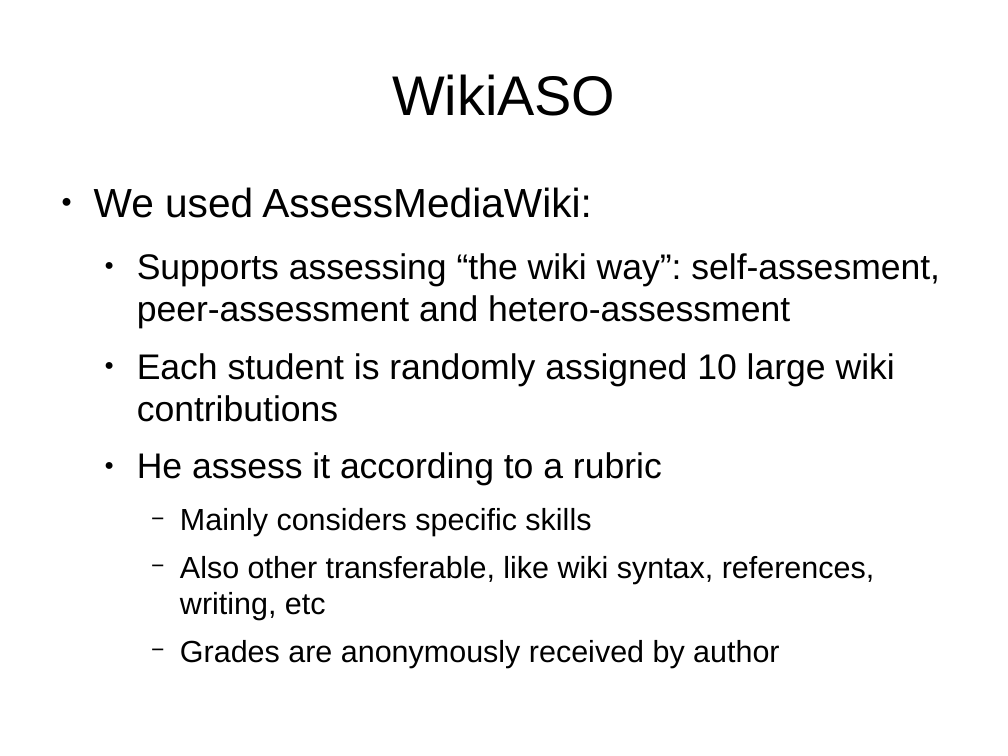
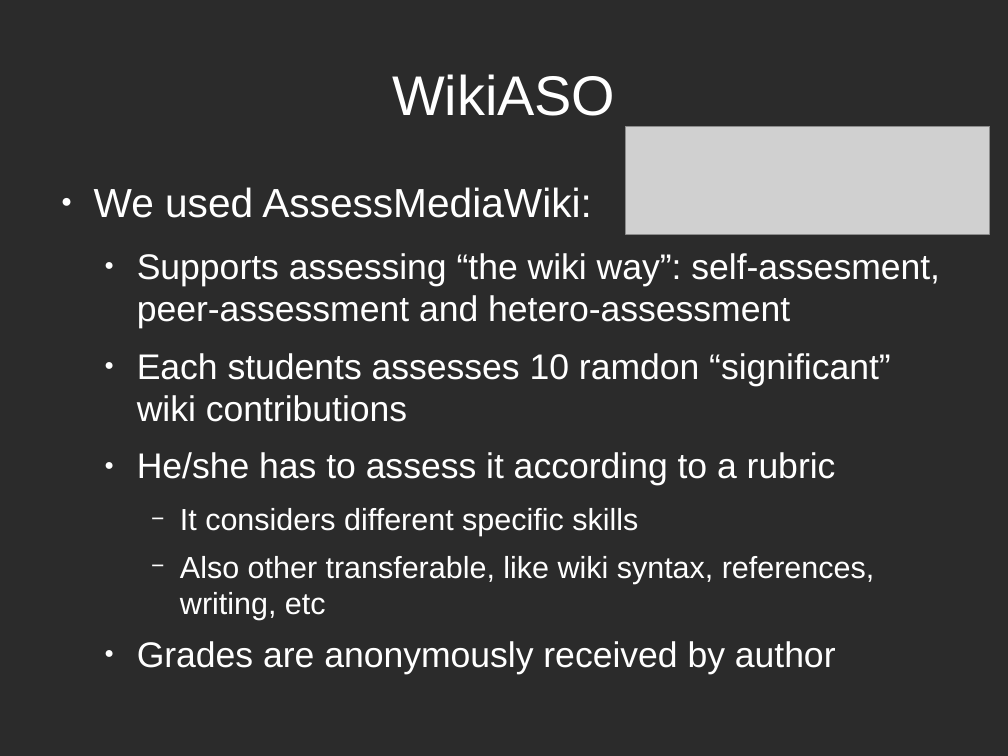
Before and after one commit to DrPantera/wikis4education, a slide deck: slide 34 of brunel-2014/wiki-assessment.odp. Drawn at 1008x756 pixels with LibreOffice and Linux fonts; fonts in the diff are those of the drawing; grey boxes stand for pictures; background and template pictures are left out; a plain dark background stands for a picture behind light text. Boxes give left, top, right and bottom in pixels: in the first picture for what was removed or moved away, otherwise in the second. Text is boxed around its words. In the diff, an @@ line names an element or a change of style, - is before the commit and + after.

```diff
--- a/brunel-2014/wiki-assessment.odp
+++ b/brunel-2014/wiki-assessment.odp
@@ background #FFFFFF to picture (left out) @@
@@ title "WikiASO" at (392, 74, 615, 116): text colour #000000 to #FFFFFF @@
@@ picture added at (626, 126, 991, 234) @@
@@ text at (94, 187, 940, 674): text colour #000000 to #FFFFFF in "We used AssessMediaWiki:", "Supports assessing “the wiki way”: self-assesment, peer-asse ...", "Also other transferable, like wiki syntax, references, ...", "Grades are anonymously received by author"; size 24 to 28 pt in "Grades are anonymously received by author"; bullet colour #000000 to #FFFFFF; bullet − to ●; list level 3 to 2 in "Grades are anonymously received by ..." @@
@@ text at (137, 353, 891, 536): text changed; text colour #000000 to #FFFFFF @@
-  ● Each student is randomly assigned 10 large wiki contributions
-  ● He assess it according to a rubric
-    − Mainly considers specific skills
+  ● Each students assesses 10 ramdon “significant” wiki contributions
+  ● He/she has to assess it according to a rubric
+    − It considers different specific skills
```
Also in this commit, not shown: 37 other slides changed, 5 slides added, 5 slides removed, 1 other file.
